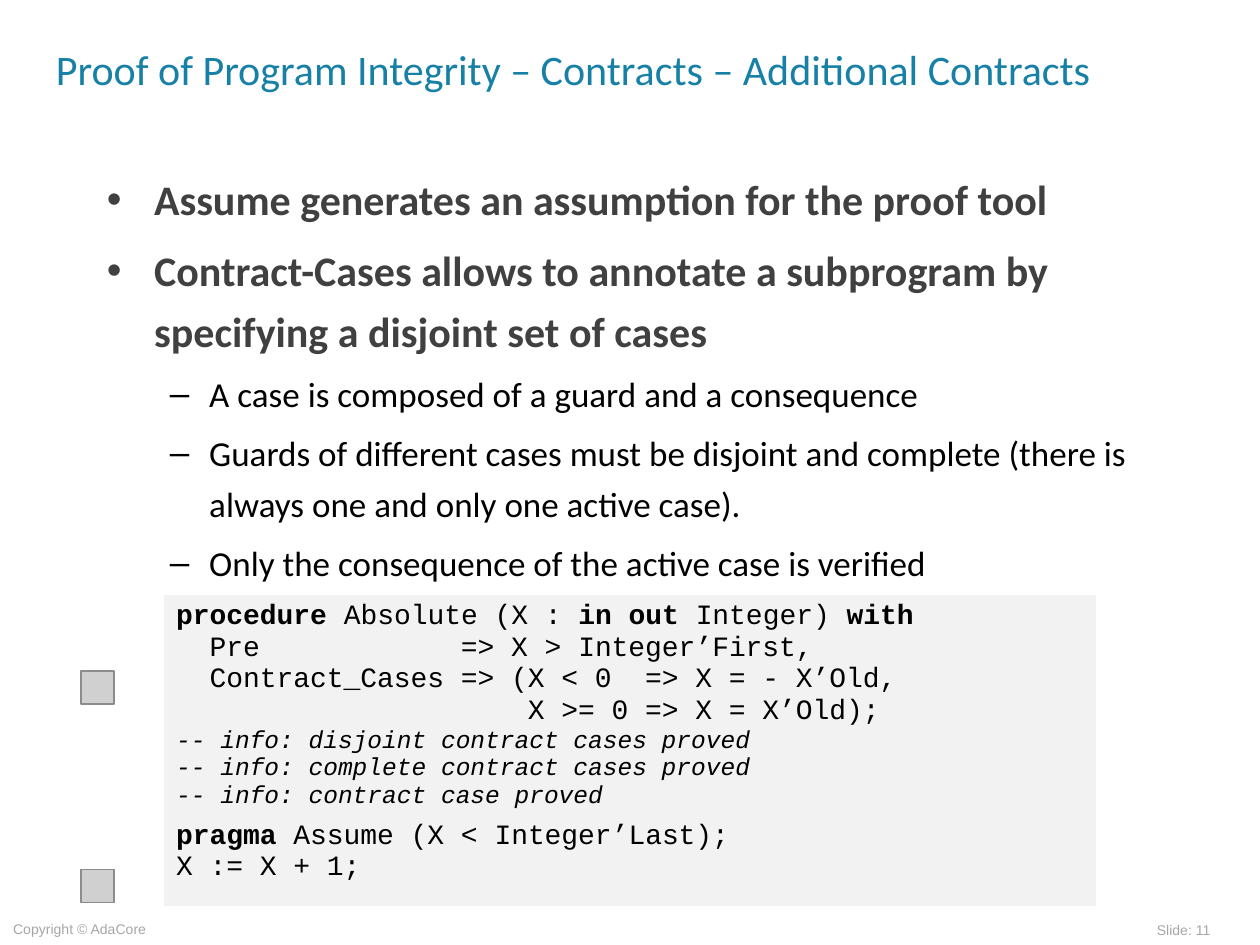
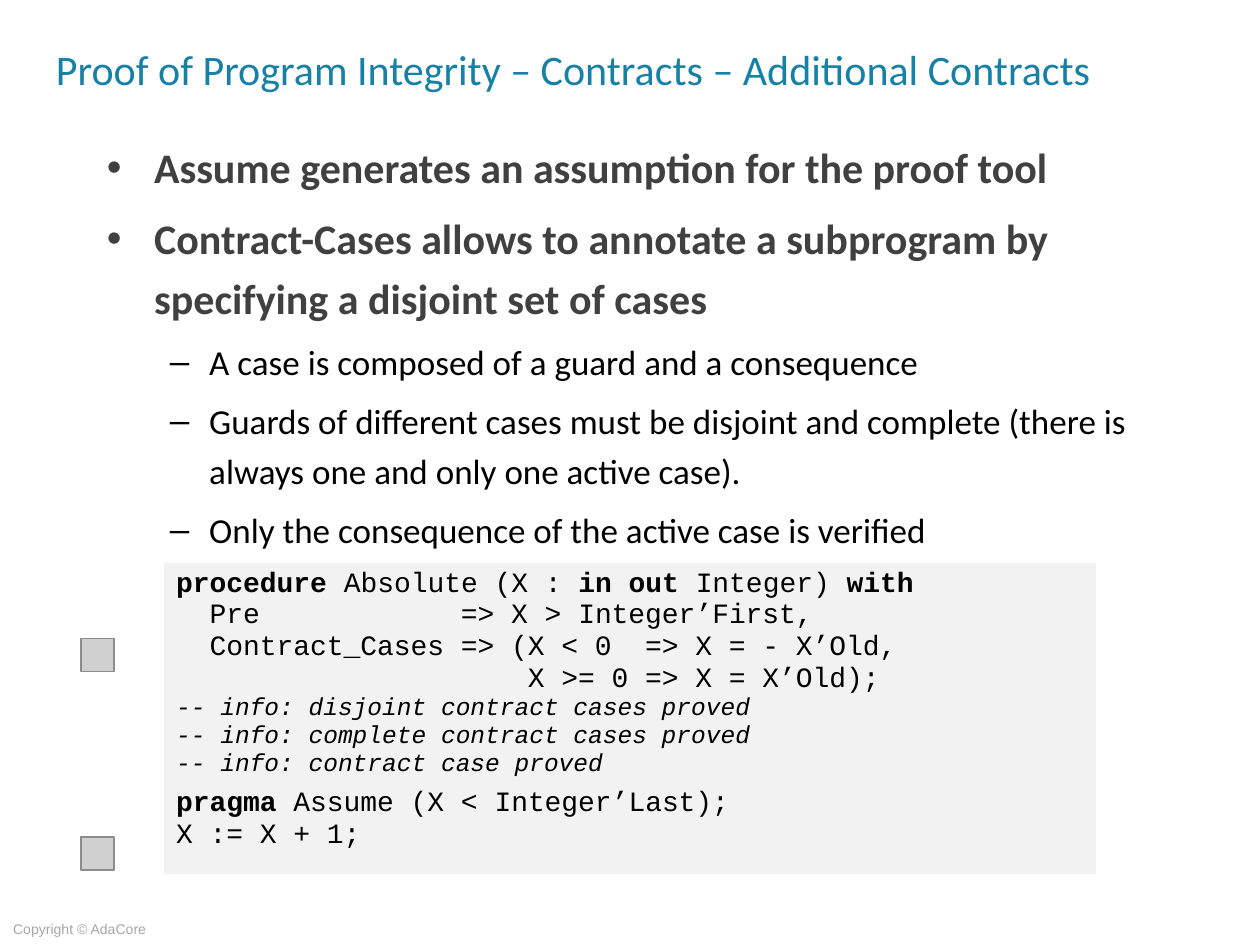
Before and after one commit to AdaCoreU/Courses, a slide deck: slide 11 of lectures/06_SPARK_2014/03_Proof_Of_Program_Integrity/Slides/03_Proof_Of_Program_Integrity.ppt. Drawn at 1260x945 pixels with LibreOffice and Linux fonts; fonts in the diff are those of the drawing; grey boxes stand for pictures; background and template pictures are left out. Boxes give left, top, right and bottom in pixels: in the first picture for what was removed or moved away, otherwise in the second. Text is boxed around its words. In the diff, an @@ line names an element or a change of style, - is before the commit and + after.

```diff
--- a/lectures/06_SPARK_2014/03_Proof_Of_Program_Integrity/Slides/03_Proof_Of_Program_Integrity.ppt
+++ b/lectures/06_SPARK_2014/03_Proof_Of_Program_Integrity/Slides/03_Proof_Of_Program_Integrity.ppt
@@ text "Assume generates an assumption for ...": place and size @@
-text "Assume generates an assumption for ..." at (154, 185, 1126, 582)
+text "Assume generates an assumption for ..." at (154, 153, 1126, 549)
@@ table: place and size @@
-table at (164, 595, 1096, 907)
+table at (164, 562, 1096, 874)
@@ picture: place and size @@
-picture at (81, 670, 113, 703)
+picture at (81, 639, 113, 672)
@@ picture: place and size @@
-picture at (81, 869, 113, 902)
+picture at (81, 837, 113, 869)
@@ page number removed at (1157, 925, 1211, 935) @@
-Slide: 11
```
Also in this commit, not shown: 36 other slides changed, 2 slides added, 2 slides removed, 2 other files.
